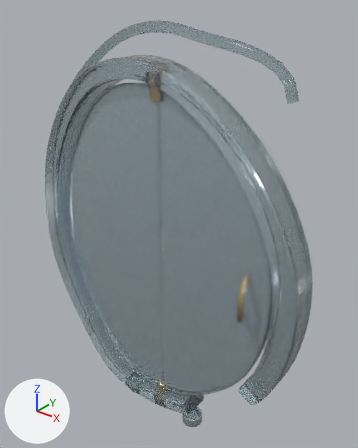
The glTF model public/models/doors/orbit.glb, before and after one commit.
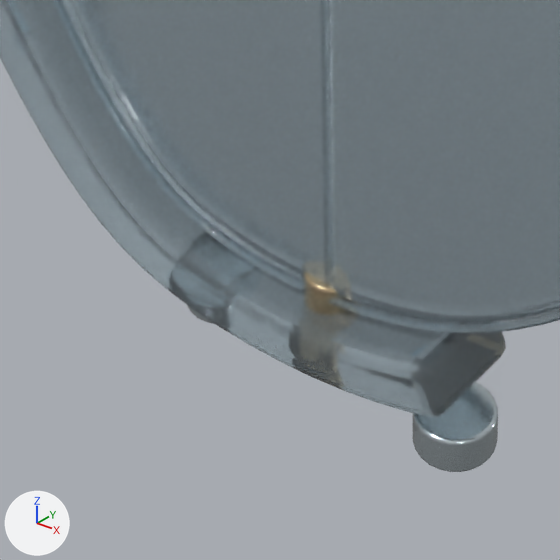
The first picture shows the older version from a camera (50 mm lens) standing at (2.29, -2.65, 3.57) and looking at (0.01, 0.21, 1.8). The close-ups show the older and then the newer version on the part from 24% to 61% of the width and 71% to 100% of the height of that picture. Only the edits that show in the close-ups are written down. Lighting does not change. The marker at lower left points along +X, +Y and +Z. Where no turn or scale is listed for an object, it has been applied to the vertices.

The first close-up shows 'Fixed_AxleSocket', 'Fixed_Foot.010', 'Fixed_Foot.011', 'Fixed_GlassFrame.005', 'Moving_GlassLeaf.005', 'Moving_PolishedEdge.005'.
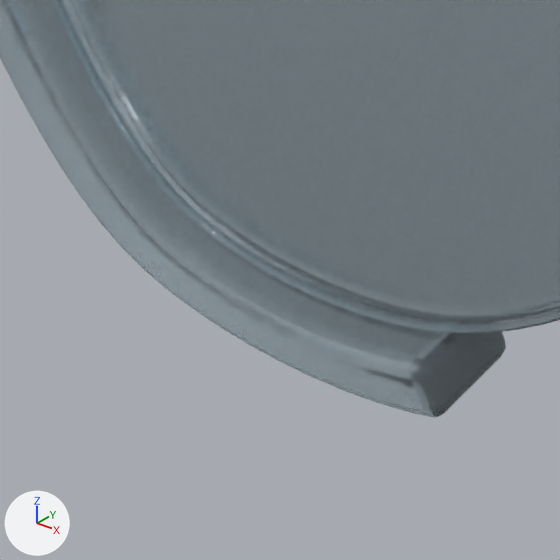
Changed parts and their boxes [x1, y1, x2, y2] in the close-ups (560 x 560 px):
```json
{"object": "Fixed_Foot.011", "change": "deleted", "before": [413, 382, 498, 472]}
{"object": "Fixed_AxleSocket", "change": "deleted", "before": [304, 272, 358, 315], "on screen": "beige"}
{"object": "Fixed_Foot.010", "change": "deleted", "before": [187, 305, 214, 324], "on screen": "mostly hidden"}
```

The change, as JSON lines over the scene's bpy script:
```json
{"op": "remove", "block": "ob_fixed_axlesocket", "code": ["ob_fixed_axlesocket = bpy.data.objects.new('Fixed_AxleSocket', me_cylinder_063)", "ob_fixed_axlesocket.location = (0.0, 0.0, 0.18)"]}
{"op": "remove", "block": "ob_fixed_foot_010", "code": ["ob_fixed_foot_010 = bpy.data.objects.new('Fixed_Foot.010', me_cylinder_065)", "ob_fixed_foot_010.location = (-0.33, 0.0, 0.045)"]}
{"op": "remove", "block": "ob_fixed_foot_011", "code": ["ob_fixed_foot_011 = bpy.data.objects.new('Fixed_Foot.011', me_cylinder_066)", "ob_fixed_foot_011.location = (0.33, 0.0, 0.045)"]}
```
